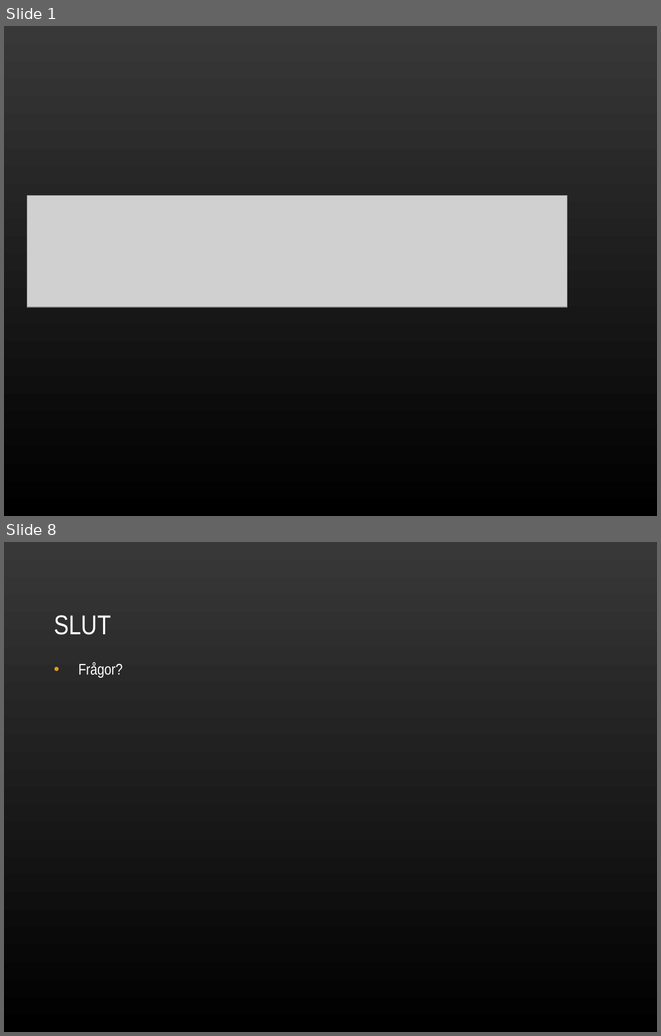
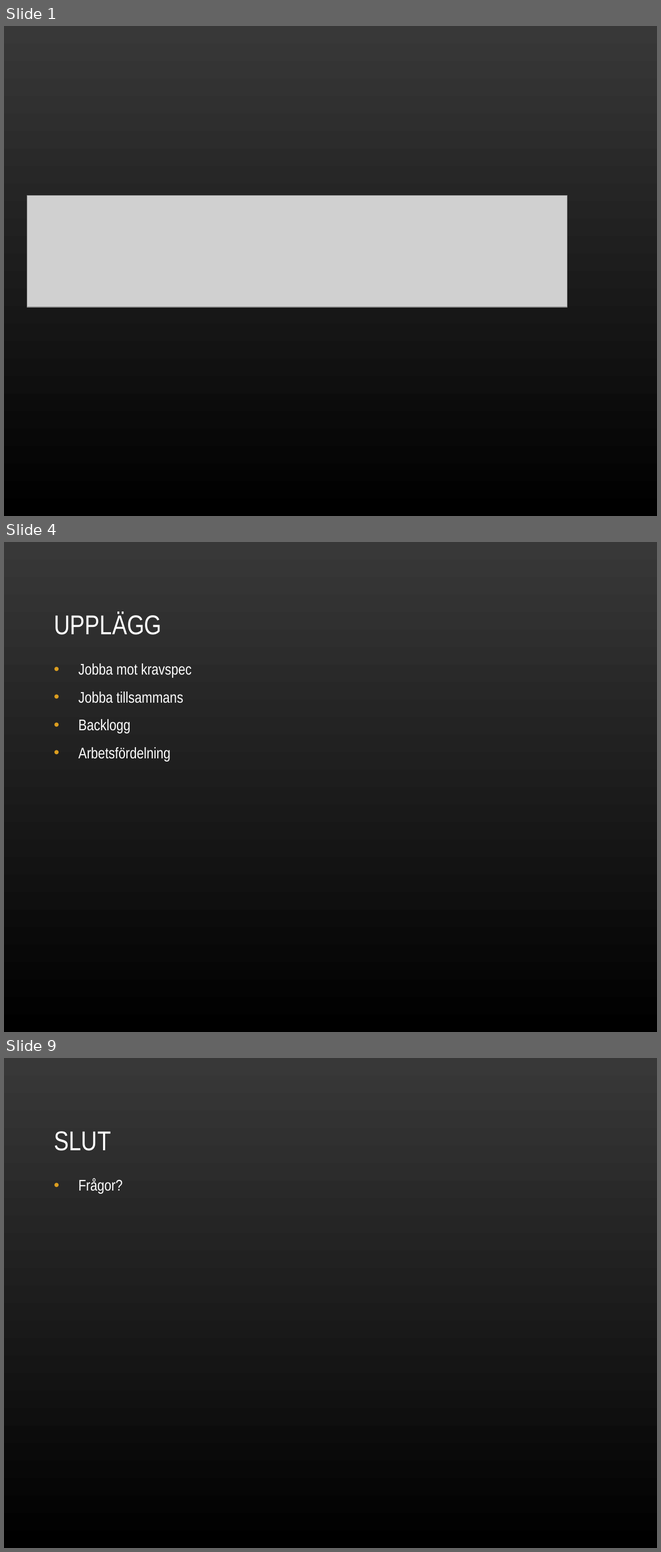
Before and after one commit to nbt11nsn/mobow, a slide deck: dokument/Mobow-slutpresentation.ppt. Shown one above the other, each under a label of ours: slides 1 and 8 before the commit, slides 1, 4 and 9 after it; the slides between them are not shown. The pictures are 661x1036 and 661x1552 pixels, drawn with LibreOffice and Linux fonts; fonts in the diff are those of the drawing; grey boxes stand for pictures; background and template pictures are left out. Boxes give left, top, right and bottom in pixels: in the first picture for what was removed or moved away, otherwise in the second. Text is boxed around its words. In the diff, an @@ line names an element or a change of style, - is before the commit and + after.

```diff
--- a/dokument/Mobow-slutpresentation.ppt
+++ b/dokument/Mobow-slutpresentation.ppt
@@ slide 4 added at <box>4,542,657,1032</box>, background picture (left out) @@
@@ title added at <box>54,612,161,635</box>, 30 pt, text #FFFFFF @@
+UPPLÄGG
@@ text added at <box>78,663,192,761</box>, 17 pt, text #FFFFFF @@
+• Jobba mot kravspec
+• Jobba tillsammans
+• Backlogg
+• Arbetsfördelning
@@ what was slide 8 is now slide 9 @@
```
Also in this commit, not shown: 1 slide changed, 5 other slides added, 5 slides removed.
